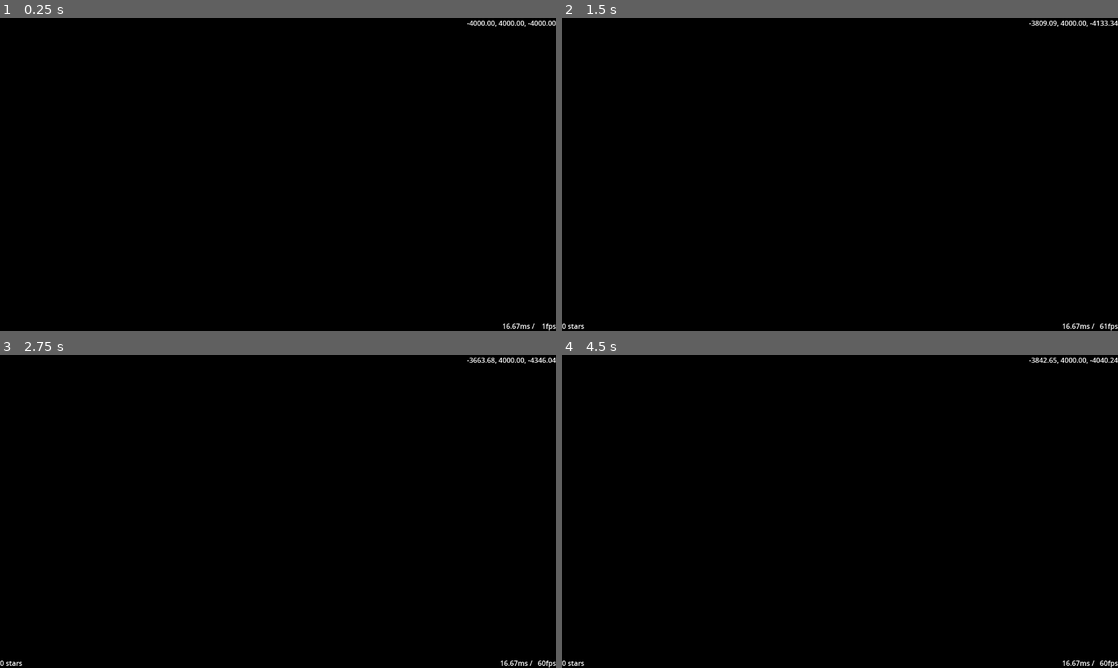
Above: before the commit, frames 1-4 (two rows, left to right).
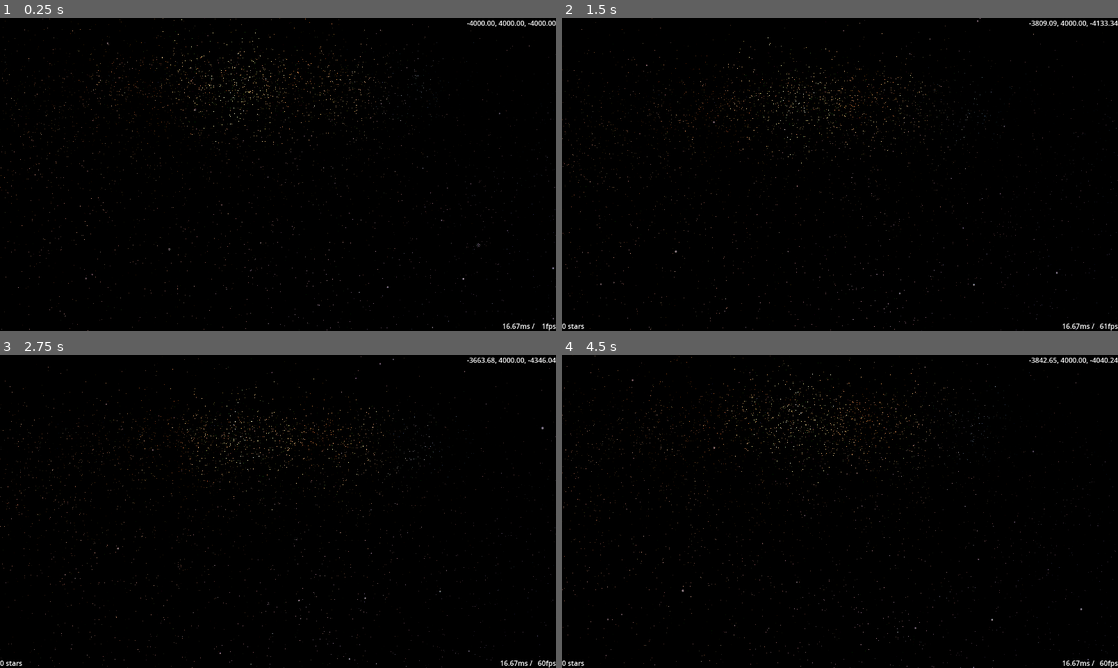
Above: after the commit, the same moments.

Repository: HansAcker/eddn-godot
Game: Godot game, scene res://Main.tscn
Same seed, same stepped clock (60 frames per second), same inputs: the game is played once before the commit and once after it.
Inputs:
- Up to frame 1 (0.25 s): no input
- Up to frame 2 (1.5 s): tap Enter (toggle_fullscreen) at 0.5 s; hold D (move_right) 0.53-1.28 s; hold Delete (clear) 0.53-1.28 s; hold S (move_back) from 1.28 s (still down); tap C (look_down) at 1.35 s
- Up to frame 3 (2.75 s): release S (move_back) at 2.03 s; hold D (move_right) from 2.03 s (still down); tap Q (look_left) at 2.1 s
- Up to frame 4 (4.5 s): release D (move_right) at 2.78 s; hold W (move_forward) 2.78-3.53 s; tap E (look_right) at 2.85 s; hold A (move_left) from 3.53 s (still down); tap Z (look_up) at 3.6 s; tap P (print_transform) at 4.35 s

The runs differ from the first frame. In frame 1, 1.0% of the frame differs, in the area x 0-100%, y 0-100%; in frame 2, 0.9%; in frame 3, 0.9%; in frame 4, 1.0%.

Commit message:
added galaxy fluff, increased default FoV, reduced galaxy alpha

Diff:
--- a/Main.tscn
+++ b/Main.tscn
@@ -6,6 +6,8 @@
 [ext_resource type="Script" path="res://ws/EDDNReceiver.gd" id="2_g4fw5"]
 [ext_resource type="Texture2D" uid="uid://tu51wfur5kq7" path="res://Stars/textures/galaxy.jpg" id="3_fd031"]
 [ext_resource type="PackedScene" uid="uid://c7ssby8abrgs6" path="res://Stars/StarClass_Generic.tscn" id="5_b0o3s"]
+[ext_resource type="QuadMesh" uid="uid://d0la8tdf1e86c" path="res://Stars/FluffMesh.tres" id="5_ef24c"]
+[ext_resource type="Script" path="res://Stars/Fluff.gd" id="5_tnxg1"]
 [ext_resource type="Script" path="res://Stars/StarManager.gd" id="5_w6kjq"]
 [ext_resource type="Script" path="res://ws/JSONWebSocketReceiver.gd" id="6_127la"]
 [ext_resource type="Script" path="res://Stars/EDSMQuery.gd" id="8_esshd"]
@@ -33,13 +35,18 @@
 depth_draw_mode = 2
 shading_mode = 0
 disable_ambient_light = true
-albedo_color = Color(1, 1, 1, 0.00784314)
+albedo_color = Color(1, 1, 1, 0.0117647)
 albedo_texture = ExtResource("3_fd031")
 disable_receive_shadows = true
 
 [sub_resource type="PlaneMesh" id="PlaneMesh_bnbkk"]
 material = SubResource("StandardMaterial3D_nkkv3")
 size = Vector2(104000, 104000)
+
+[sub_resource type="MultiMesh" id="MultiMesh_g54w7"]
+transform_format = 1
+use_colors = true
+mesh = ExtResource("5_ef24c")
 
 [sub_resource type="SystemFont" id="SystemFont_m3hyb"]
 font_names = PackedStringArray("Lucida Console", "Monospace")
@@ -49,10 +56,11 @@
 
 [node name="Main" type="Node3D"]
 script = ExtResource("1_wod4n")
-idle_spin = false
+idle_move = true
 
 [node name="Camera" type="Camera3D" parent="."]
 transform = Transform3D(-0.939693, -0.196175, 0.280167, 0, 0.819152, 0.573577, -0.34202, 0.538985, -0.769751, 4000, 4000, -4000)
+fov = 85.0
 far = 100000.0
 
 [node name="WorldEnvironment" type="WorldEnvironment" parent="."]
@@ -68,6 +76,10 @@
 pixel_size = 0.2
 texture = ExtResource("2_btkb5")
 
+[node name="Fluff" type="MultiMeshInstance3D" parent="Map/Galaxy"]
+multimesh = SubResource("MultiMesh_g54w7")
+script = ExtResource("5_tnxg1")
+
 [node name="Sol" parent="Map" instance=ExtResource("5_b0o3s")]
 visible = false
 modulate = Color(1, 0.827451, 0.541176, 1)
@@ -77,10 +89,12 @@
 distance_factor = 1200.0
 
 [node name="ExpireTimer" type="Timer" parent="Map/StarManager"]
+process_callback = 0
 wait_time = 12.0
 autostart = true
 
 [node name="DeleteTimer" type="Timer" parent="Map/StarManager"]
+process_callback = 0
 wait_time = 2.0
 autostart = true
 
Not shown: 1 places in Main.tscn that only renumber resources
